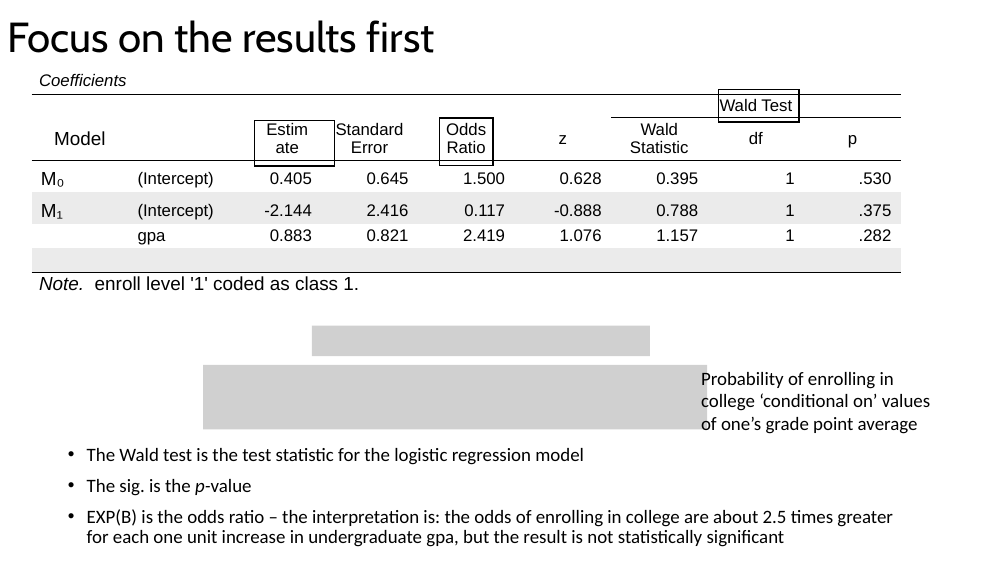
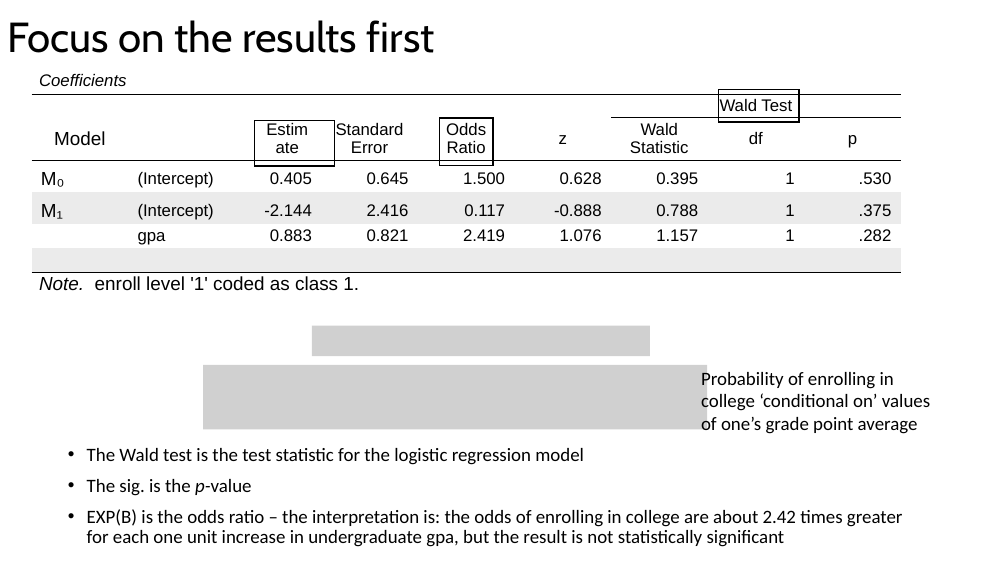
Before and after one commit to issues-osu/statsii-spring2026, a slide deck: slide 53 of slides/logistic/logistic_regression-lecture.pptx (slide 52 before the commit). Drawn at 1008x567 pixels with LibreOffice and Linux fonts; fonts in the diff are those of the drawing; grey boxes stand for pictures. Boxes give left, top, right and bottom in pixels: in the first picture for what was removed or moved away, otherwise in the second. Text is boxed around its words. In the diff, an @@ line names an element or a change of style, - is before the commit and + after.

```diff
--- a/slides/logistic/logistic_regression-lecture.pptx
+++ b/slides/logistic/logistic_regression-lecture.pptx
@@ text at [87,509,903,547]: text changed @@
-• EXP(B) is the odds ratio – the interpretation is: the odds of enrolling in college are about 2.5 times greater for each one unit increase in undergraduate gpa, but the result is not statistically significant
+• EXP(B) is the odds ratio – the interpretation is: the odds of enrolling in college are about 2.42 times greater for each one unit increase in undergraduate gpa, but the result is not statistically significant
```
Also in this commit, not shown: 16 other slides changed, 7 slides added, 4 slides removed, 4 other files.
